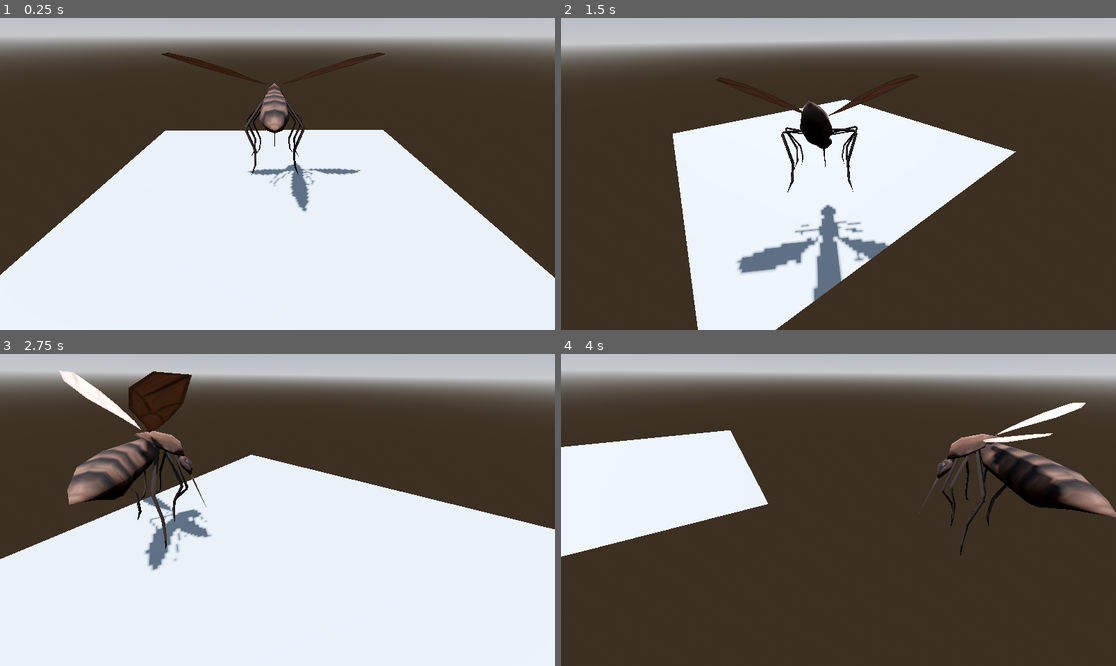
Above: before the commit, frames 1-4 (two rows, left to right).
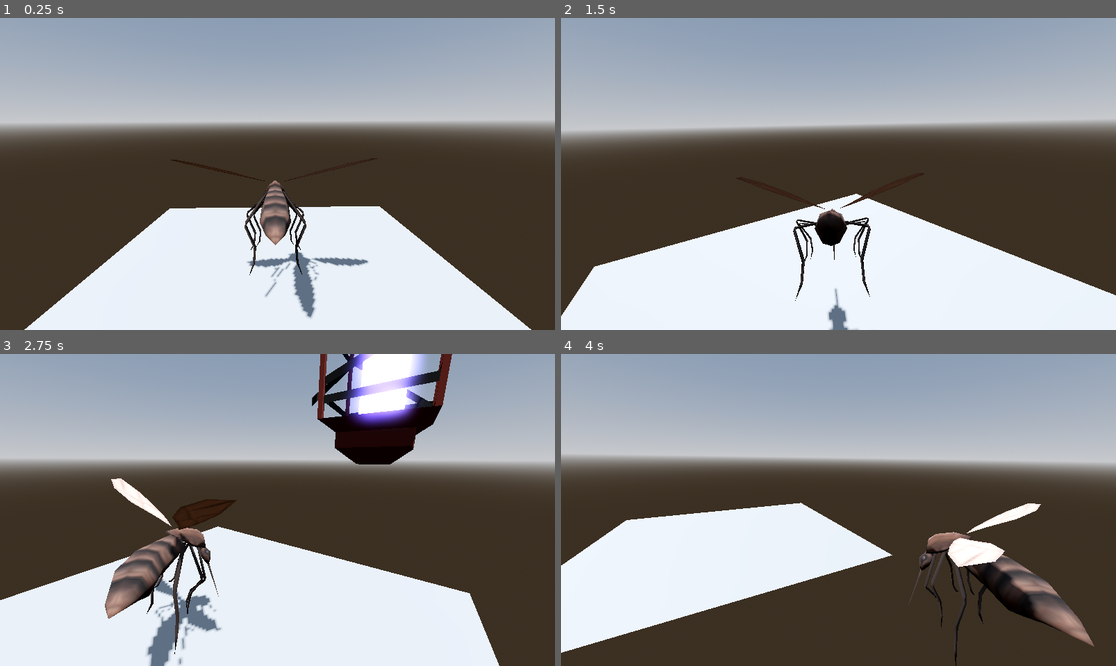
Above: after the commit, the same moments.

Repository: MaxRomagnoli/GGJ25
Game: Godot game, scene res://scenes/Game.tscn
Two runs of this game, one before a commit and one after it. Both use one fixed random seed, a clock stepped at 60 frames per second and the inputs below.
Inputs (mouse positions are in pixels of both pictures, inside the frame that each line leads up to):
- Up to frame 1 (0.25 s): no input
- Up to frame 2 (1.5 s): tap Enter (ui_accept) at 0.5, 0.77 s; move the mouse to (960, 158) at 0.52 s; hold D (move_right) 0.53-1.28 s; hold F 0.53-1.28 s; click (960, 158) at 0.67 s; move the mouse to (727, 189) at 1.27 s; hold S (move_down) from 1.28 s (still down); tap Q at 1.35 s
- Up to frame 3 (2.75 s): tap Enter (ui_accept) at 1.52 s; move the mouse to (333, 441) at 2.02 s; release S (move_down) at 2.03 s; hold D (move_right) from 2.03 s (still down); hold F from 2.03 s (still down)
- Up to frame 4 (4 s): move the mouse to (810, 572) at 2.77 s; release D (move_right) at 2.78 s; release F at 2.78 s; hold Space (move_forward) 2.78-3.53 s; tap Q at 2.85 s; click (810, 572) at 2.92 s; tap Enter (ui_accept) at 3.02, 3.77 s; move the mouse to (1005, 556) at 3.52 s; hold A (move_left) from 3.53 s (still down); hold F from 3.53 s (still down)

The runs differ from the first frame. In frame 1, 64% of the frame differs, in the area x 0-100%, y 0-100%; in frame 2, 73%; in frame 3, 67%; in frame 4, 64%.

Commit message:
updated readme.md

Diff:
--- a/scenes/Game.tscn
+++ b/scenes/Game.tscn
@@ -1,10 +1,11 @@
-[gd_scene load_steps=13 format=3 uid="uid://nx575y374vu0"]
+[gd_scene load_steps=14 format=3 uid="uid://nx575y374vu0"]
 
 [ext_resource type="PackedScene" uid="uid://6vv6hamy0lec" path="res://scenes/player.tscn" id="1_3t8mw"]
 [ext_resource type="Script" path="res://addons/phantom_camera/scripts/phantom_camera_host/phantom_camera_host.gd" id="1_q7br7"]
 [ext_resource type="Script" path="res://addons/phantom_camera/scripts/phantom_camera/phantom_camera_3d.gd" id="3_y70rt"]
 [ext_resource type="Script" path="res://addons/phantom_camera/scripts/resources/phantom_camera_noise_3d.gd" id="4_2tsec"]
 [ext_resource type="Script" path="res://addons/phantom_camera/scripts/resources/tween_resource.gd" id="4_521t4"]
+[ext_resource type="PackedScene" uid="uid://caa3j1qu70bff" path="res://scenes/ammazzazanzare.tscn" id="6_30wm7"]
 
 [sub_resource type="ProceduralSkyMaterial" id="ProceduralSkyMaterial_mjk4t"]
 sky_horizon_color = Color(0.64625, 0.65575, 0.67075, 1)
@@ -57,7 +58,7 @@
 
 [node name="Camera3D" type="Camera3D" parent="."]
 physics_interpolation_mode = 2
-transform = Transform3D(-0.997441, 0.0497994, -0.0513077, 0.0145883, 0.844219, 0.5358, 0.0699974, 0.53368, -0.842785, 0, 3.58863, -3.91165)
+transform = Transform3D(-0.999853, -0.00539928, -0.0162874, -0.0087824, 0.97648, 0.215431, 0.0147412, 0.215543, -0.976383, 0, 3.98171, -4)
 current = true
 
 [node name="PhantomCameraHost" type="Node" parent="Camera3D"]
@@ -71,9 +72,10 @@
 axis_lock_angular_z = true
 gravity_scale = 0.0
 linear_damp = 3.0
+idle_velocity = 0
 
 [node name="CameraTarget" type="Node3D" parent="Player"]
-transform = Transform3D(1, 0, 0, 0, 1, 0, 0, 0, 1, 0, 2.60692, -3.91165)
+transform = Transform3D(1, 0, 0, 0, 1, 0, 0, 0, 1, 0, 3, -4)
 
 [node name="Floor" type="MeshInstance3D" parent="."]
 mesh = SubResource("PlaneMesh_a8tpf")
@@ -85,7 +87,7 @@
 shape = SubResource("ConcavePolygonShape3D_qcvs2")
 
 [node name="PhantomCamera3D" type="Node3D" parent="." node_paths=PackedStringArray("follow_target", "look_at_target")]
-transform = Transform3D(-0.999999, 0, 0, 0, 0.832133, 0.554575, 0, 0.554575, -0.832134, 0, 3.58863, -3.91165)
+transform = Transform3D(-0.999999, 0, 0, 0, 0.970142, 0.242536, 0, 0.242535, -0.970144, 0, 3.98171, -4)
 top_level = true
 script = ExtResource("3_y70rt")
 follow_mode = 2
@@ -94,5 +96,9 @@
 look_at_target = NodePath("../Player")
 tween_resource = SubResource("Resource_num0l")
 follow_damping = true
+look_at_offset = Vector3(0, 2, 0)
 look_at_damping_value = 0.0
 noise = SubResource("Resource_5vvbj")
+
+[node name="Ammazzazanzare" parent="." instance=ExtResource("6_30wm7")]
+transform = Transform3D(1, 0, 0, 0, 1, 0, 0, 0, 1, -47, 15, 4)
--- /dev/null
+++ b/scenes/ammazzazanzare.tscn
@@ -0,0 +1,8 @@
+[gd_scene load_steps=2 format=3 uid="uid://caa3j1qu70bff"]
+
+[ext_resource type="PackedScene" uid="uid://km1usmso05ey" path="res://assets/enemies/bug_zapper.glb" id="1_c8e3l"]
+
+[node name="Ammazzazanzare" type="Node3D"]
+
+[node name="bug_zapper" parent="." instance=ExtResource("1_c8e3l")]
+transform = Transform3D(100, 0, 0, 0, 100, 0, 0, 0, 100, 0, 0, 0)
Not shown, changed: README.md
